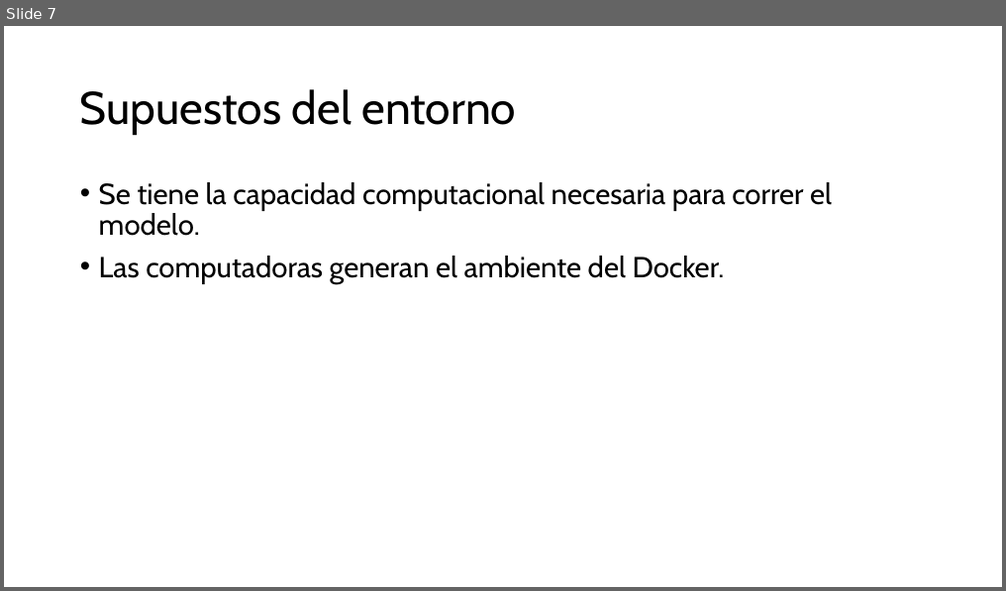
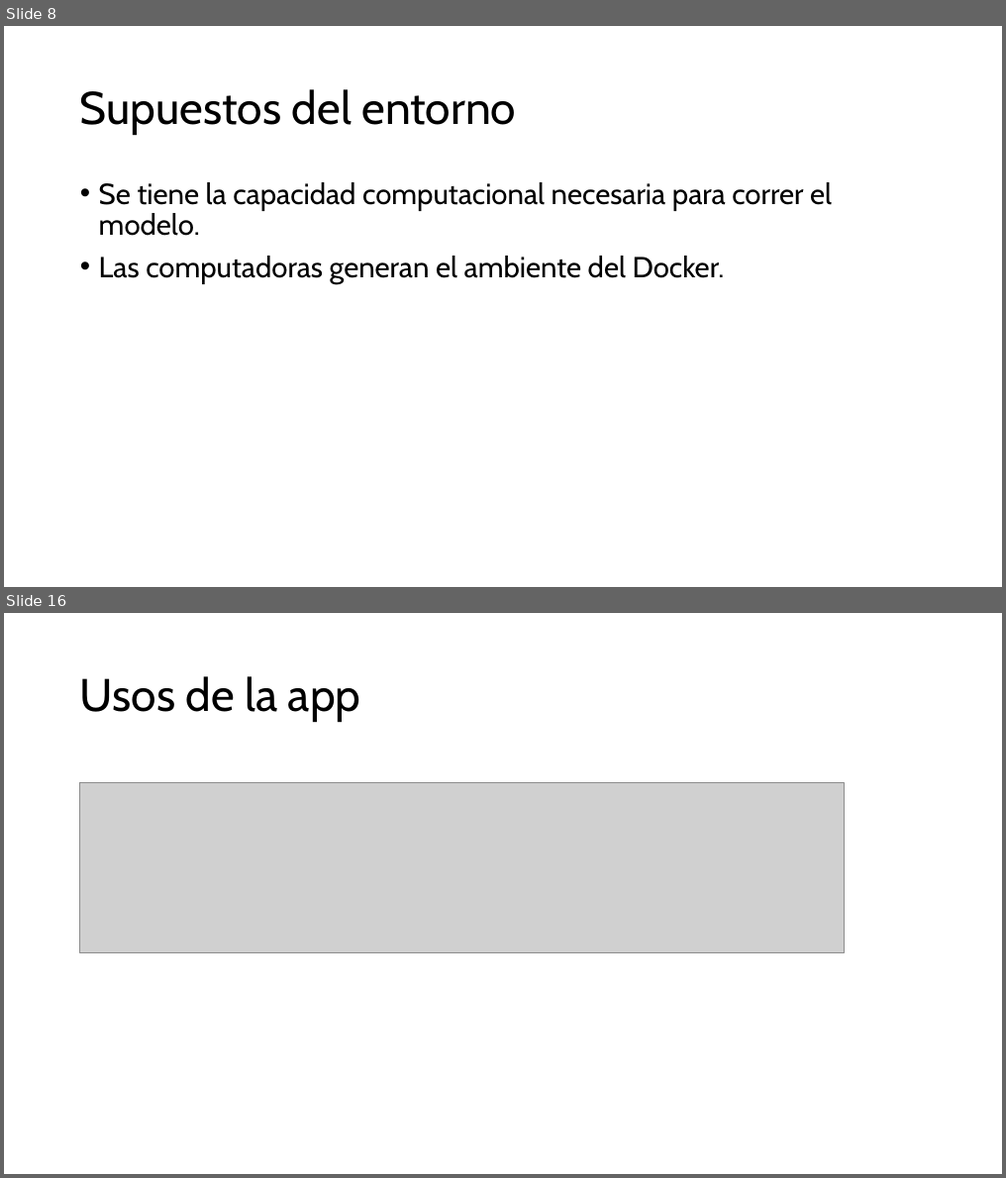
Before and after one commit to ricrod01/PROYECTO_4_DL, a slide deck: docs/Presentacion_Proyecto4.pptx. Shown one above the other, each under a label of ours: slide 7 before the commit, slides 8 and 16 after it; the slides between them are not shown. The pictures are 1006x591 and 1006x1178 pixels, drawn with LibreOffice and Linux fonts; fonts in the diff are those of the drawing; grey boxes stand for pictures. Boxes give left, top, right and bottom in pixels: in the first picture for what was removed or moved away, otherwise in the second. Text is boxed around its words. In the diff, an @@ line names an element or a change of style, - is before the commit and + after.

```diff
--- a/docs/Presentacion_Proyecto4.pptx
+++ b/docs/Presentacion_Proyecto4.pptx
@@ slide 16 added at (4,613,1002,1174), background #FFFFFF @@
@@ title added at (80,676,361,722), 44 pt, text #000000 @@
+Usos de la app
@@ picture added at (80,783,844,954) @@
@@ what was slide 7 is now slide 8 @@
```
Also in this commit, not shown: 8 other slides added, 5 other files.
